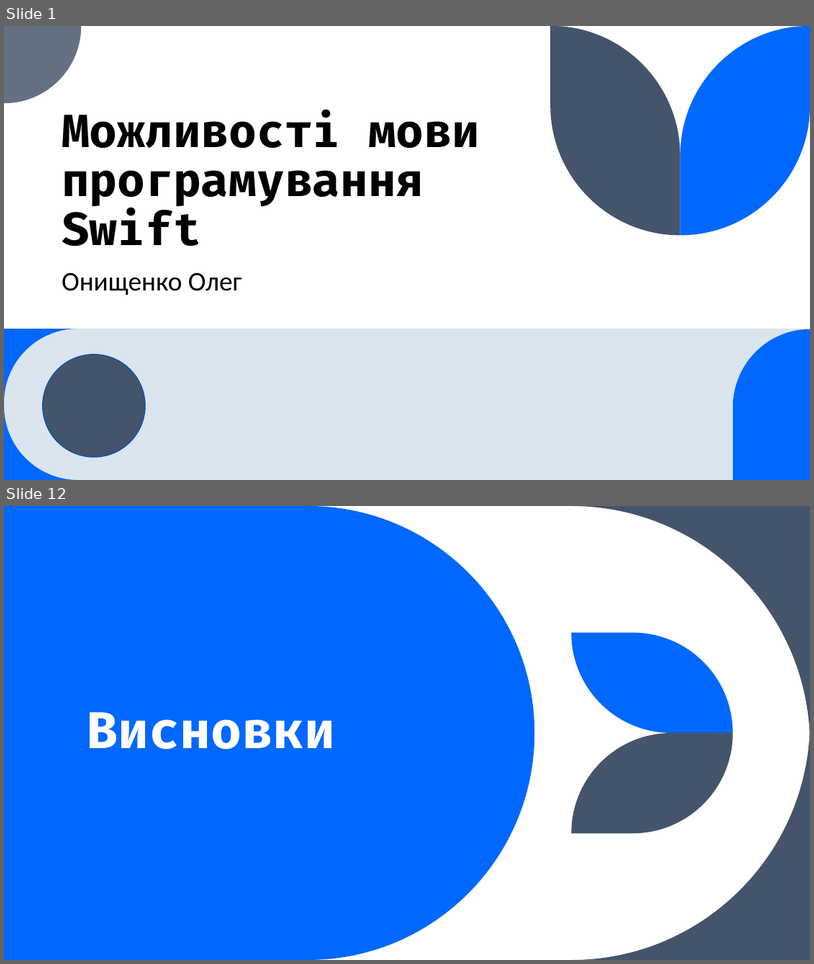
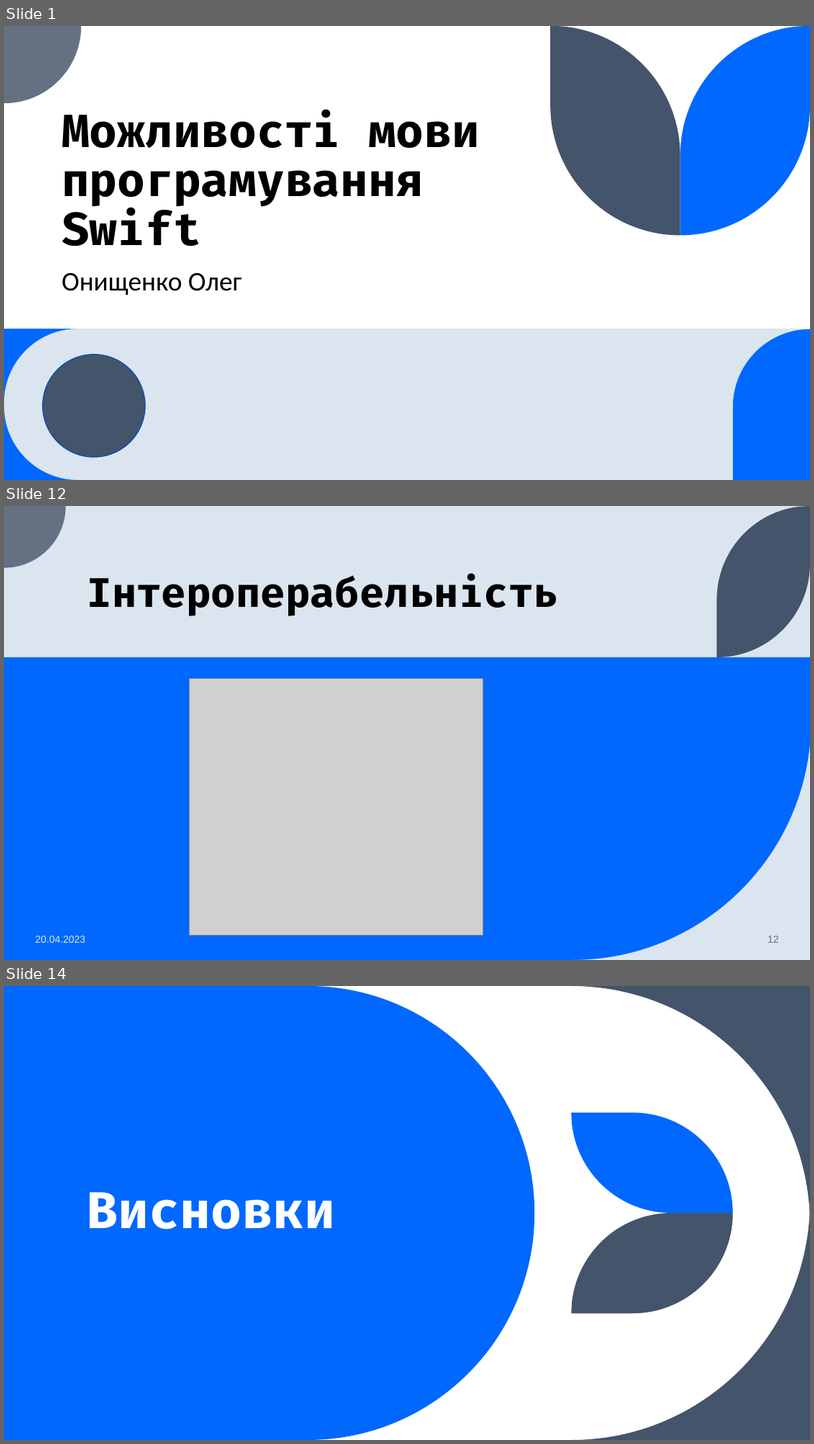
Before and after one commit to seesmof/University-Universytet, a slide deck: year1-term2/SS/ct1/presentation.pptx. Shown one above the other, each under a label of ours: slides 1 and 12 before the commit, slides 1, 12 and 14 after it; the slides between them are not shown. The pictures are 814x964 and 814x1444 pixels, drawn with LibreOffice and Linux fonts; fonts in the diff are those of the drawing; grey boxes stand for pictures. Boxes give left, top, right and bottom in pixels: in the first picture for what was removed or moved away, otherwise in the second. Text is boxed around its words. In the diff, an @@ line names an element or a change of style, - is before the commit and + after.

```diff
--- a/year1-term2/SS/ct1/presentation.pptx
+++ b/year1-term2/SS/ct1/presentation.pptx
@@ slide 12 added at box(4, 506, 810, 960), background #DAE5EF @@
@@ freeform shape added at box(4, 506, 66, 568), fill #637183 @@
@@ freeform shape added at box(718, 506, 810, 657), fill #44546A @@
@@ title added at box(88, 574, 558, 616), 48 pt, text #000000, bold @@
+Інтероперабельність
@@ rectangle added at box(4, 657, 810, 960), fill #0068FF @@
@@ picture added at box(189, 678, 483, 934) @@
@@ freeform shape added at box(573, 721, 810, 960), fill #DAE5EF @@
@@ text added at box(35, 935, 85, 942), 12 pt, text #DAE5EF @@
+20.04.2023
@@ page number added at box(768, 935, 779, 942), 12 pt, text #637183 @@
+12
@@ what was slide 12 is now slide 14 @@
```
Also in this commit, not shown: 7 slides changed, 4 other slides added, 3 slides removed, 1 other file.
